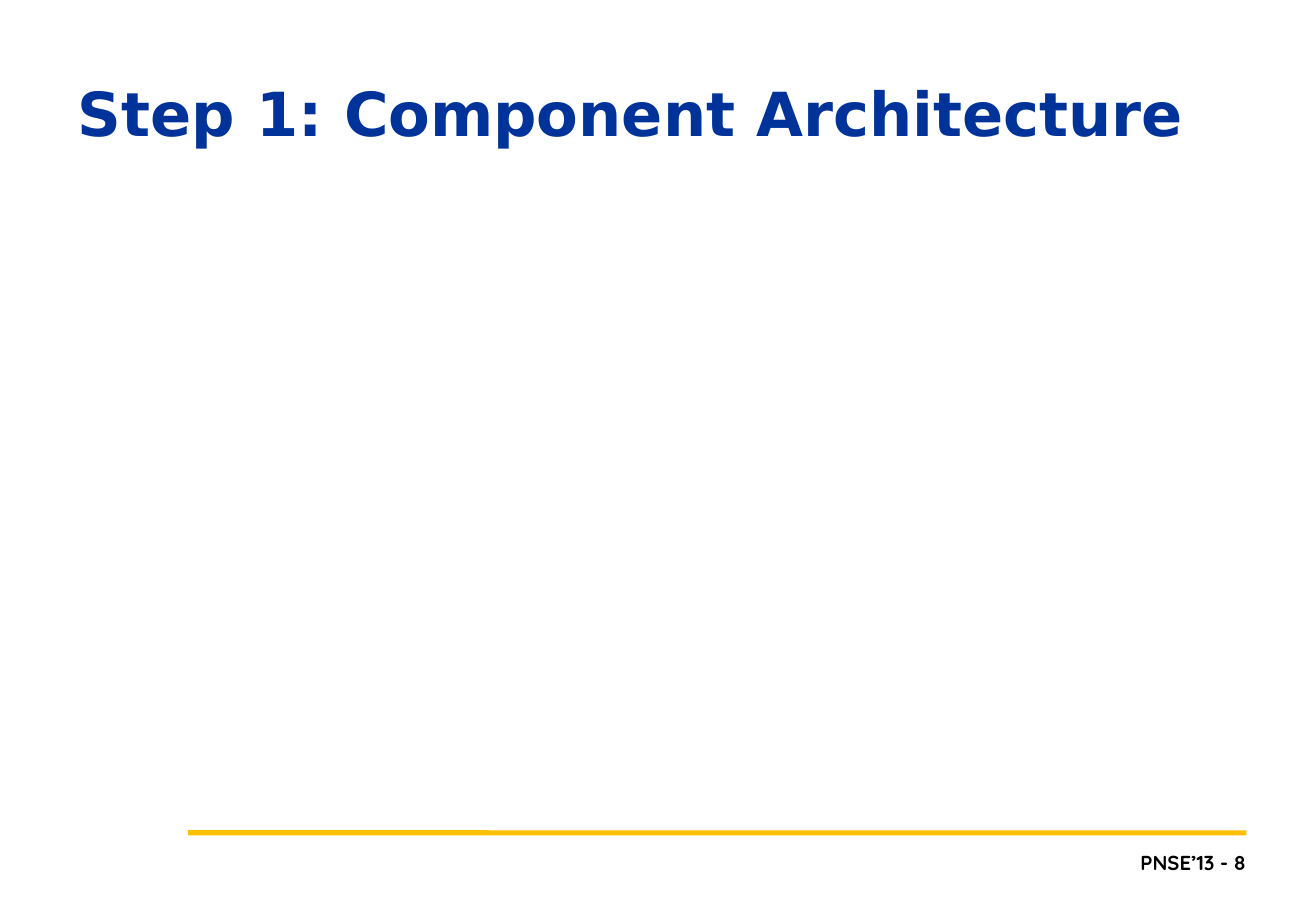
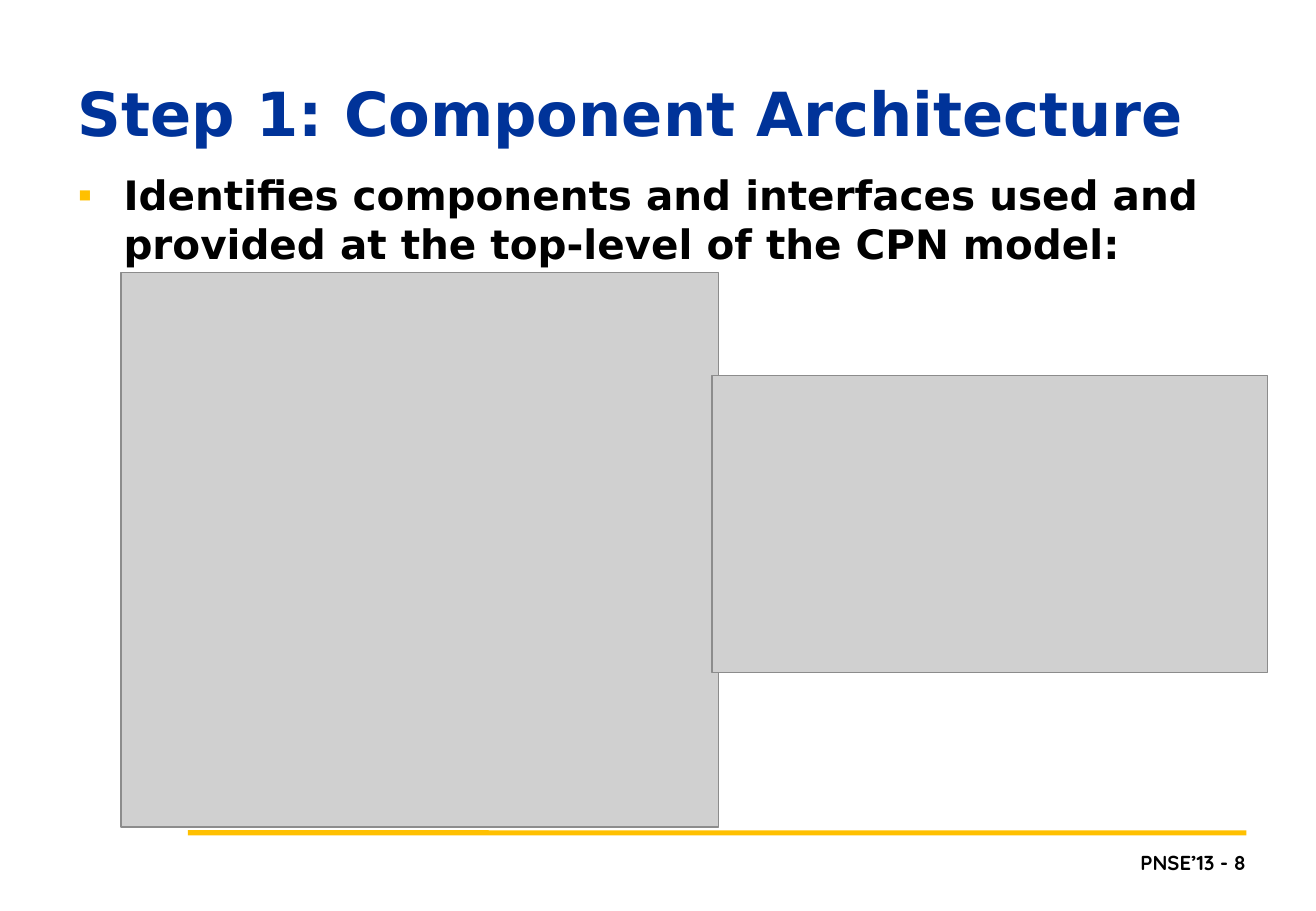
Before and after one commit to lmkr/pnse13roll, a slide deck: slide 8 of LMKPNSE2013.pptx. Drawn at 1316x911 pixels with LibreOffice and Linux fonts; fonts in the diff are those of the drawing; grey boxes stand for pictures; background and template pictures are left out. Boxes give left, top, right and bottom in pixels: in the first picture for what was removed or moved away, otherwise in the second. Text is boxed around its words. In the diff, an @@ line names an element or a change of style, - is before the commit and + after.

```diff
--- a/LMKPNSE2013.pptx
+++ b/LMKPNSE2013.pptx
@@ text added at <box>124,179,1198,268</box>, 24 pt, text #000000, bold @@
+▪ Identifies components and interfaces used and provided at the top-level of the CPN model:
@@ picture added at <box>122,272,719,828</box> @@
@@ picture added at <box>712,375,1267,672</box> @@
```
Also in this commit, not shown: 11 other slides changed, 2 other files.
